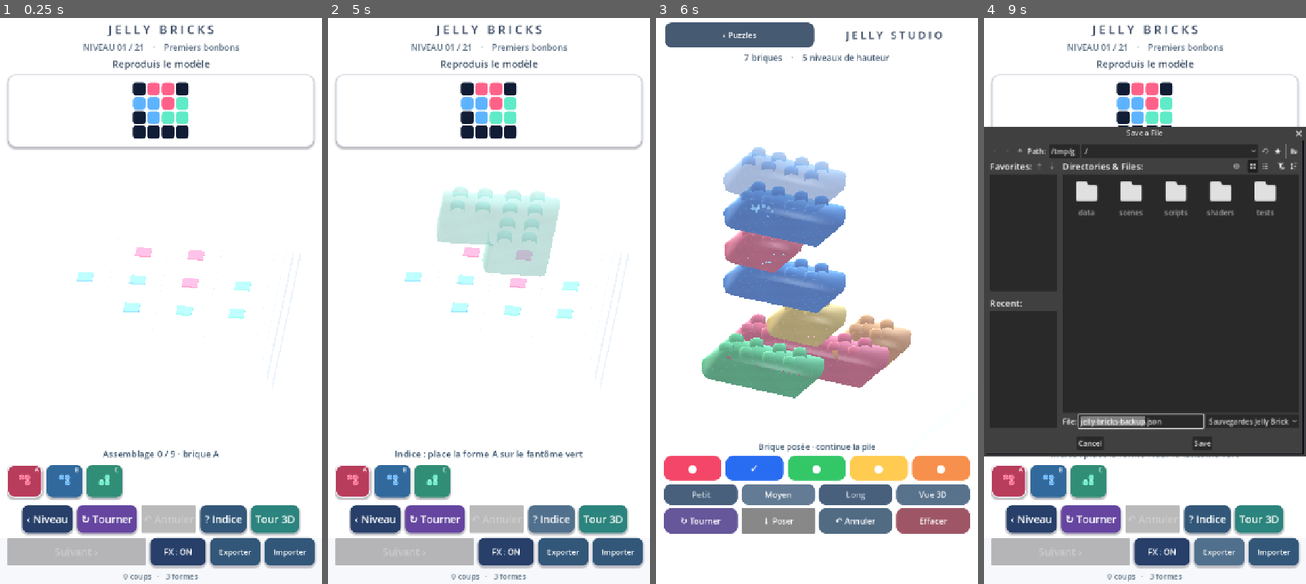
Above: before the commit, frames 1-4 (left to right).
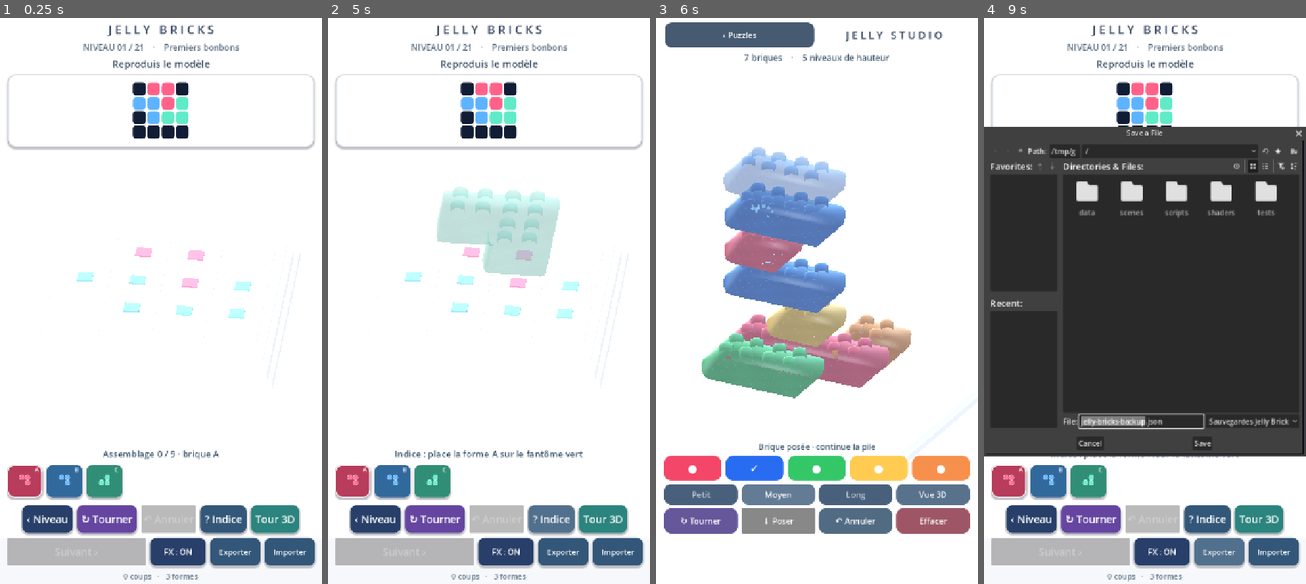
Above: after the commit, the same moments.

Repository: dbrckk/Jelly-bricks
Game: Godot game, scene res://scenes/main.tscn
Two runs of this game, one before a commit and one after it. Both use one fixed random seed, a clock stepped at 60 frames per second and the inputs below.
Inputs (mouse positions are in pixels of both pictures, inside the frame that each line leads up to):
- Up to frame 1 (0.25 s): no input
- Up to frame 2 (5 s): click (353, 482) at 0.52 s; click (392, 482) at 1.27 s; click (431, 482) at 2.02 s; click "‹ Niveau" at 2.75 s; click "↻ Tourner" at 3.5 s; click "? Indice" at 4.25 s
- Up to frame 3 (6 s): click "Tour 3D" at 5 s; click "↓ Poser" at 5.75 s
- Up to frame 4 (9 s): click "‹ Puzzles" at 6.5 s; click "FX : ON" at 7.25 s; click "FX : OFF" at 8 s; click "Exporter" at 8.75 s

Frames 1-2 are identical in both runs. In frame 3, less than 0.1% of the frame differs, in the area x 20-68%, y 28-59%; in frame 4, 0.8%, in the area x 1-98%, y 22-76%.

Commit message:
feat(native): real gel deformation spring on landing, supporting layers and grounded studio plinth

Diff:
--- a/native-godot/scripts/stack_mode.gd
+++ b/native-godot/scripts/stack_mode.gd
@@ -71,7 +71,7 @@
 func _build_scene() -> void:
     contact_material = ShaderMaterial.new()
     contact_material.shader = preload("res://shaders/contact_shadow.gdshader")
-    contact_material.set_shader_parameter("strength", .29)
+    contact_material.set_shader_parameter("strength", .35)
     scene_root = Node3D.new()
     scene_root.name = "CandyStackStage"
     add_child(scene_root)
@@ -83,12 +83,40 @@
     geometry.size = Vector3(6.24, .16, 6.24)
     plinth.mesh = geometry
     var material := StandardMaterial3D.new()
-    material.albedo_color = Color("#f2f3f6")
+    material.albedo_color = Color("#eef0f4")
     material.roughness = .75
     material.metallic = .0
     plinth.material_override = material
     plinth.position.y = -.38
+    plinth.cast_shadow = GeometryInstance3D.SHADOW_CASTING_SETTING_OFF
     scene_root.add_child(plinth)
+    # One persistent small pedestal edge and one feathered contact pool
+    # ground the whole sculpture. No new runtime shadows per animation.
+    var base_edge := MeshInstance3D.new()
+    base_edge.name = "SatinPlinthEdge"
+    var trim_mesh := BoxMesh.new()
+    trim_mesh.size = Vector3(6.35, .12, 6.35)
+    base_edge.mesh = trim_mesh
+    var trim_paint := StandardMaterial3D.new()
+    trim_paint.albedo_color = Color("#d8dde6")
+    trim_paint.roughness = .82
+    base_edge.material_override = trim_paint
+    base_edge.position.y = -.50
+    base_edge.cast_shadow = GeometryInstance3D.SHADOW_CASTING_SETTING_OFF
+    scene_root.add_child(base_edge)
+
+    var ground := MeshInstance3D.new()
+    ground.name = "StudioGroundContact"
+    var ground_mesh := PlaneMesh.new()
+    ground_mesh.size = Vector2(8.5, 8.5)
+    ground.mesh = ground_mesh
+    var ground_shade := ShaderMaterial.new()
+    ground_shade.shader = preload("res://shaders/contact_shadow.gdshader")
+    ground_shade.set_shader_parameter("strength", .18)
+    ground.material_override = ground_shade
+    ground.position.y = -.545
+    ground.cast_shadow = GeometryInstance3D.SHADOW_CASTING_SETTING_OFF
+    scene_root.add_child(ground)
 
 func _make_button(text_value: String, tint: Color) -> Button:
     var button := Button.new()
@@ -322,6 +350,7 @@
     material.set_shader_parameter("gel_opacity", .43 if translucent else .97)
     material.set_shader_parameter("sheen", .18 if translucent else .51)
     material.set_shader_parameter("studio_glass", 1.0)
+    material.set_shader_parameter("gel_spring", 0.0)
     var body := MeshInstance3D.new()
     body.name = "GelBody"
     body.mesh = mesh_cache[mesh_key]
@@ -365,7 +394,7 @@
         contact.material_override = contact_material
         contact.cast_shadow = GeometryInstance3D.SHADOW_CASTING_SETTING_OFF
         contact.position = Vector3(float(longest_col) * .5,
-            .062 if int(entry["layer"]) > 0 else .041,
+            .047 if int(entry["layer"]) > 0 else .035,
             float(longest_row) * .5)
         root_piece.add_child(contact)
     return root_piece
@@ -390,6 +419,8 @@
             node.position = _world_position(bricks[i])
             node.rotation = Vector3.ZERO
             node.scale = Vector3.ONE
+            var paint: ShaderMaterial = node.get_node("GelBody").material_override
+            paint.set_shader_parameter("gel_spring", 0.0)
 
 func _rebuild() -> void:
     _stop_motion()
@@ -473,6 +504,8 @@
     node.position = _world_position(entry) + Vector3(0, .85, 0)
     scene_root.add_child(node)
     brick_nodes.append(node)
+    var material: ShaderMaterial = node.get_node("GelBody").material_override
+    material.set_shader_parameter("gel_spring", 1.0)
     var settle := create_tween()
     motion_tweens.append(settle)
     settle.set_parallel(true)
@@ -484,6 +517,8 @@
         .set_trans(Tween.TRANS_ELASTIC).set_ease(Tween.EASE_OUT)
     settle.tween_property(node, "rotation", Vector3.ZERO, .76) \
         .set_trans(Tween.TRANS_ELASTIC).set_ease(Tween.EASE_OUT)
+    settle.tween_property(material, "shader_parameter/gel_spring", 0.0, .83) \
+        .set_trans(Tween.TRANS_CUBIC).set_ease(Tween.EASE_OUT)
     _react_to_supports(entry)
     # A short restrained sparkle accent, reusing the puzzle's existing
     # fixed-size CPU emitter pool rather than allocating extra effects.
@@ -530,6 +565,12 @@
         var distance: int = int(entry["layer"]) - int(bricks[index]["layer"])
         var strength: float = .052 * pow(.68, float(distance - 1))
         var direction: float = -1.0 if index % 2 == 0 else 1.0
+        var lower_paint: ShaderMaterial = base.get_node("GelBody").material_override
+        lower_paint.set_shader_parameter("gel_spring", minf(.48, strength * 8.0))
+        var gel_damping := create_tween()
+        motion_tweens.append(gel_damping)
+        gel_damping.tween_property(lower_paint, "shader_parameter/gel_spring",
+            0.0, .58).set_trans(Tween.TRANS_CUBIC).set_ease(Tween.EASE_OUT)
         var shake := create_tween()
         motion_tweens.append(shake)
         shake.tween_property(base, "rotation",
